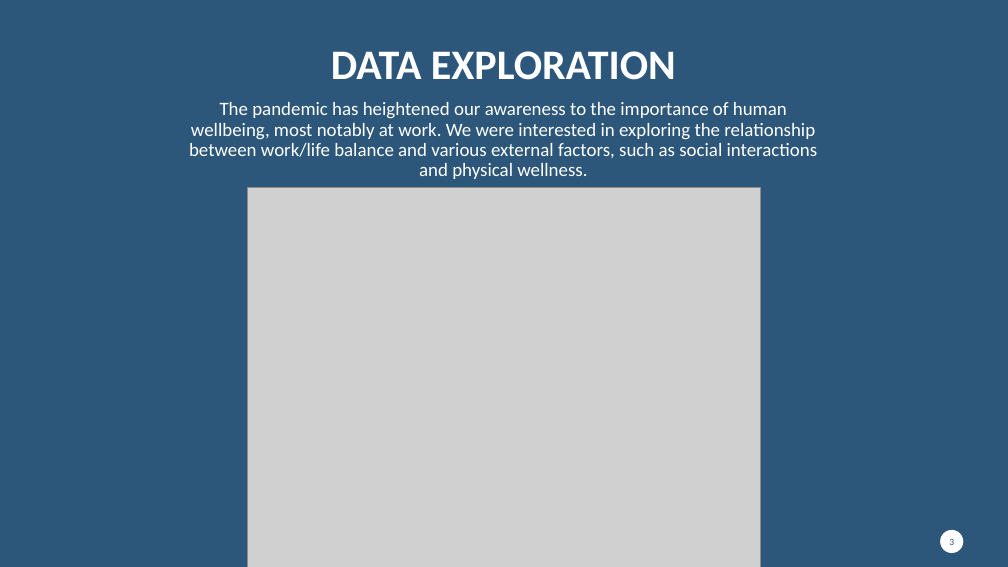
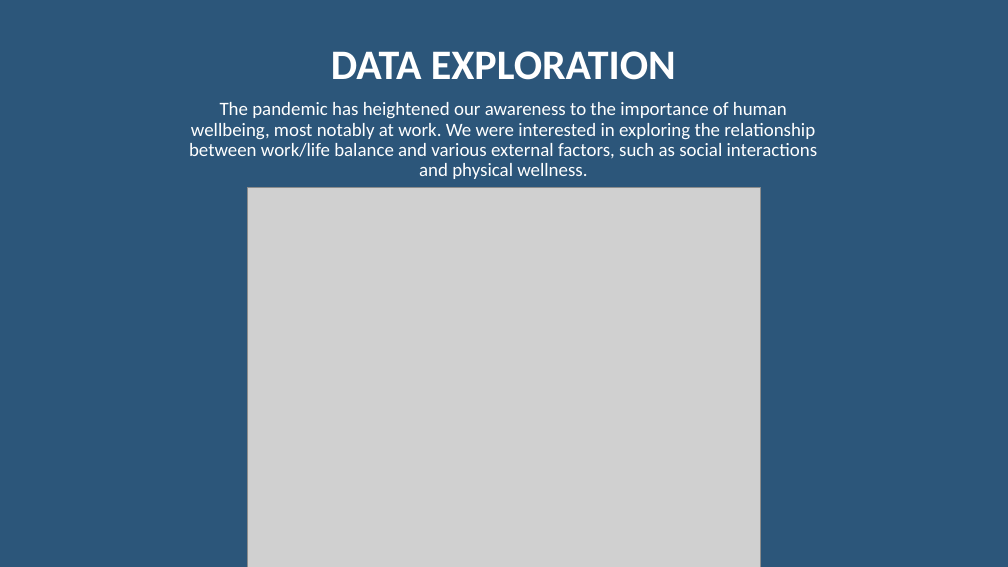
Before and after one commit to crystdang/DABC-final-g5, a slide deck: slide 6 of slide_deck/final-project-presentation.pptx (slide 3 before the commit). Drawn at 1008x567 pixels with LibreOffice and Linux fonts; fonts in the diff are those of the drawing; grey boxes stand for pictures; background and template pictures are left out. Boxes give left, top, right and bottom in pixels: in the first picture for what was removed or moved away, otherwise in the second. Text is boxed around its words. In the diff, an @@ line names an element or a change of style, - is before the commit and + after.

```diff
--- a/slide_deck/final-project-presentation.pptx
+++ b/slide_deck/final-project-presentation.pptx
@@ rectangle added at <box>861,496,982,559</box>, fill #2C567A, outline #2C567A 1 pt @@
@@ ellipse removed at <box>941,530,964,554</box> @@
@@ page number removed at <box>949,539,954,545</box> @@
-3
```
Also in this commit, not shown: 5 other slides changed, 12 slides added, 5 slides removed.
